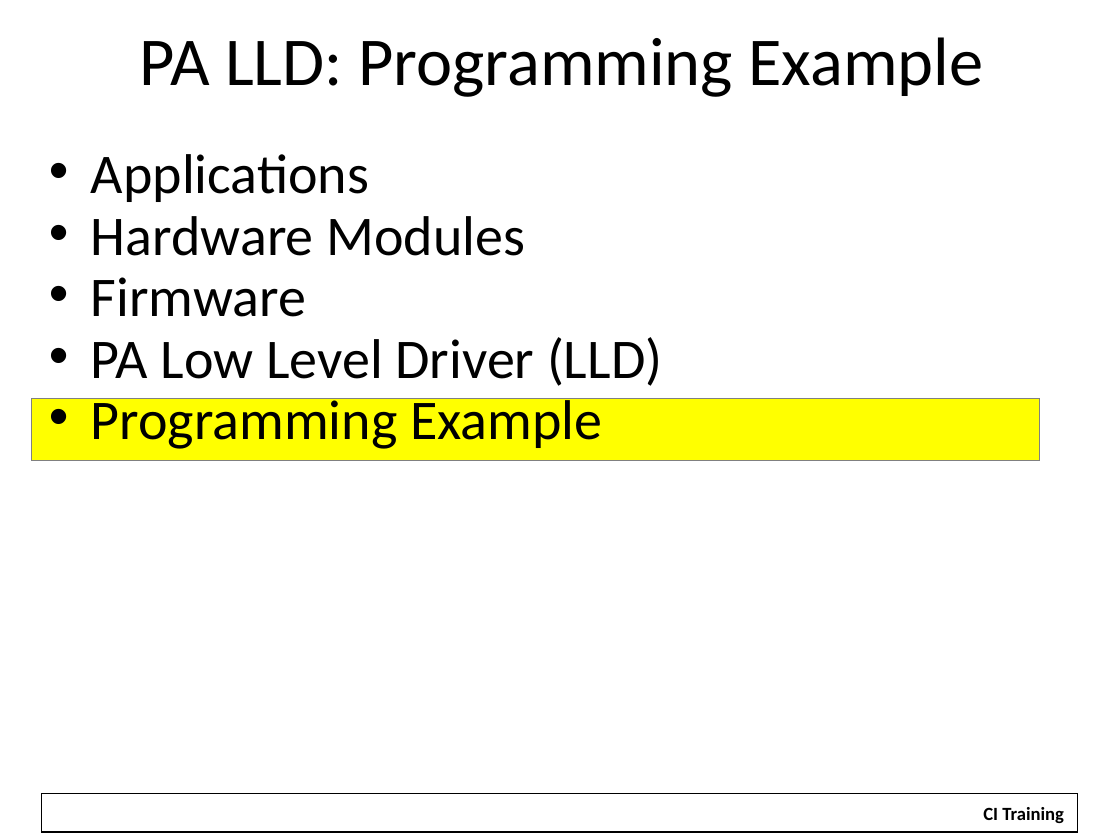
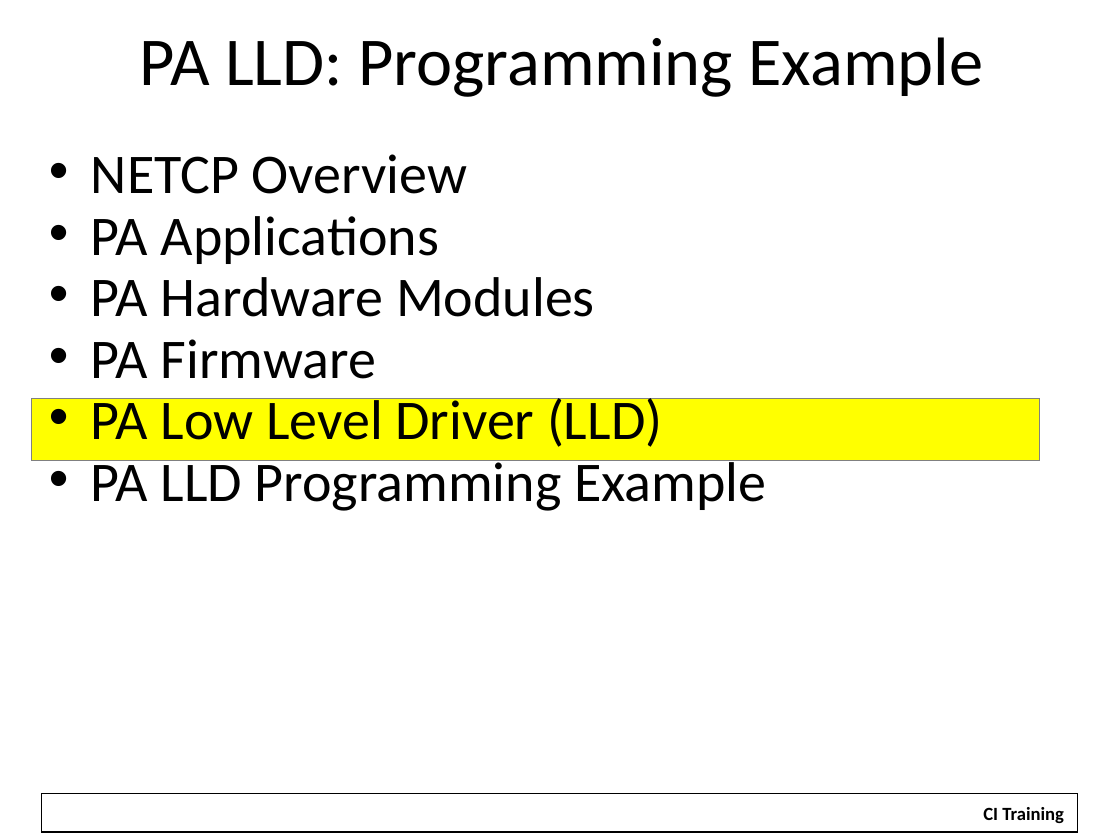
Before and after one commit to hari1989/keystone-workshop, a slide deck: slide 22 of slides/KeyStone NETCP PA.pptx (slide 21 before the commit). Drawn at 1120x840 pixels with LibreOffice and Linux fonts; fonts in the diff are those of the drawing; background and template pictures are left out. Boxes give left, top, right and bottom in pixels: in the first picture for what was removed or moved away, otherwise in the second. Text is boxed around its words. In the diff, an @@ line names an element or a change of style, - is before the commit and + after.

```diff
--- a/slides/KeyStone NETCP PA.pptx
+++ b/slides/KeyStone NETCP PA.pptx
@@ text at (91,154,595,379): text changed @@
-• Applications
-• Hardware Modules
-• Firmware
+• NETCP Overview
+• PA Applications
+• PA Hardware Modules
+• PA Firmware
@@ text at (91,454,766,511): text changed @@
-• Programming Example
+• PA LLD Programming Example
```
Also in this commit, not shown: 11 other slides changed, 3 slides added, 2 slides removed.
